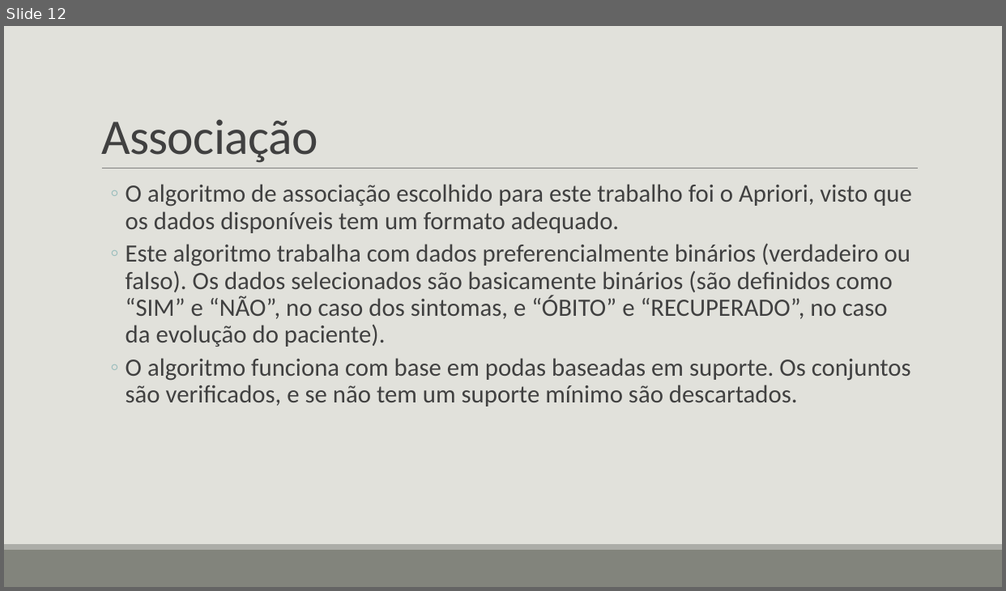
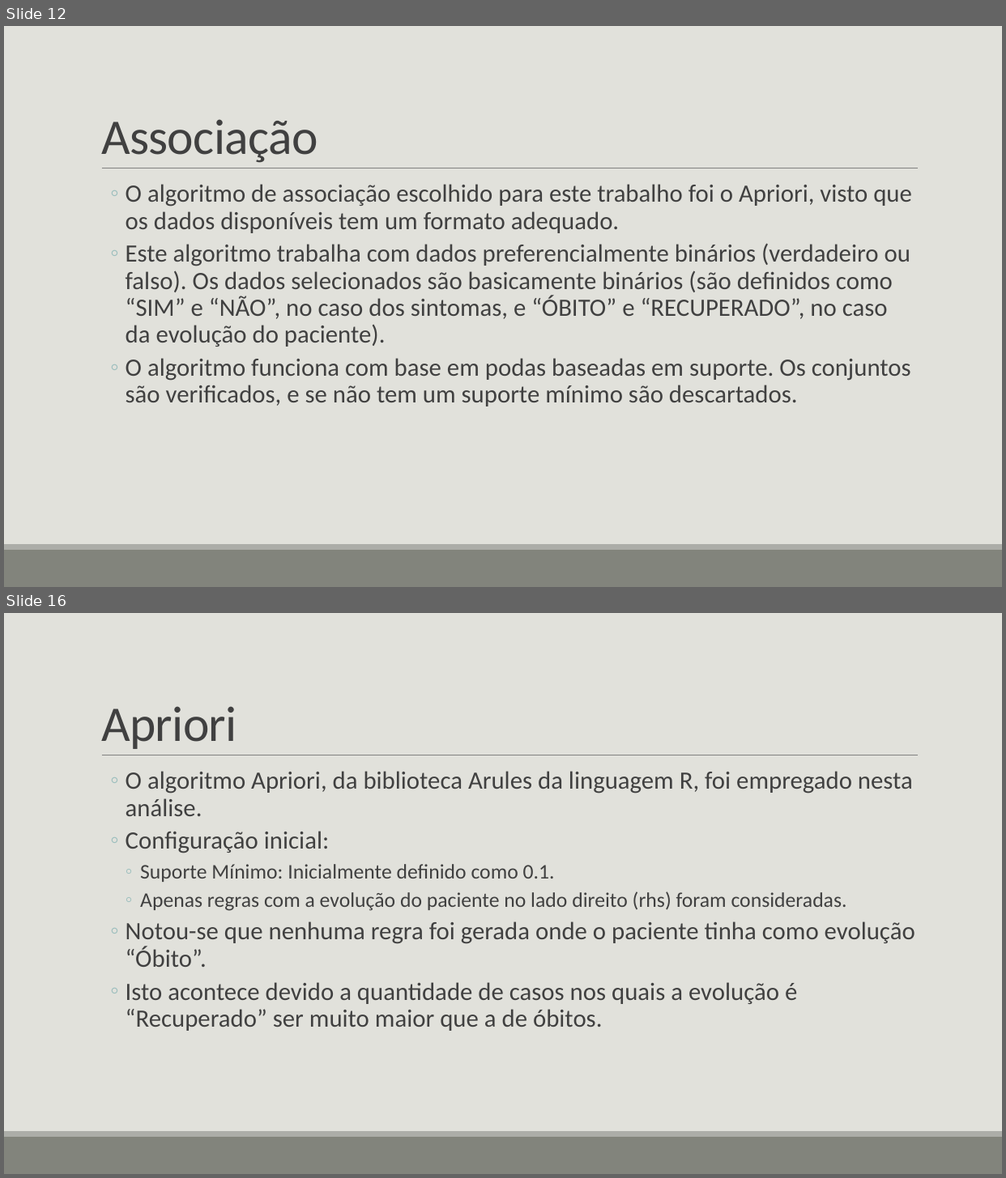
Before and after one commit to gvheisler/KDD-COVID-19, a slide deck: presentation/presentation.pptx. Shown one above the other, each under a label of ours: slide 12 before the commit, slides 12 and 16 after it; the slides between them are not shown. The pictures are 1006x591 and 1006x1178 pixels, drawn with LibreOffice and Linux fonts; fonts in the diff are those of the drawing. Boxes give left, top, right and bottom in pixels: in the first picture for what was removed or moved away, otherwise in the second. Text is boxed around its words. In the diff, an @@ line names an element or a change of style, - is before the commit and + after.

```diff
--- a/presentation/presentation.pptx
+++ b/presentation/presentation.pptx
@@ slide 16 added at (x1=4, y1=613, x2=1002, y2=1174), background #E1E1DB; not listed: 3 template elements that a slide beside it also shows @@
@@ title added at (x1=101, y1=706, x2=237, y2=749), 48 pt, text #404040 @@
+Apriori
@@ text added at (x1=126, y1=771, x2=915, y2=1031), 24 pt, text #404040 @@
+  ◦ O algoritmo Apriori, da biblioteca Arules da linguagem R, foi empregado nesta análise.
+  ◦ Configuração inicial:
+    ◦ Suporte Mínimo: Inicialmente definido como 0.1.
+    ◦ Apenas regras com a evolução do paciente no lado direito (rhs) foram consideradas.
+  ◦ Notou-se que nenhuma regra foi gerada onde o paciente tinha como evolução “Óbito”.
+  ◦ Isto acontece devido a quantidade de casos nos quais a evolução é “Recuperado” ser muito maior que a de óbitos.
```
Also in this commit, not shown: 3 slides changed, 13 other slides added, 8 other files.
